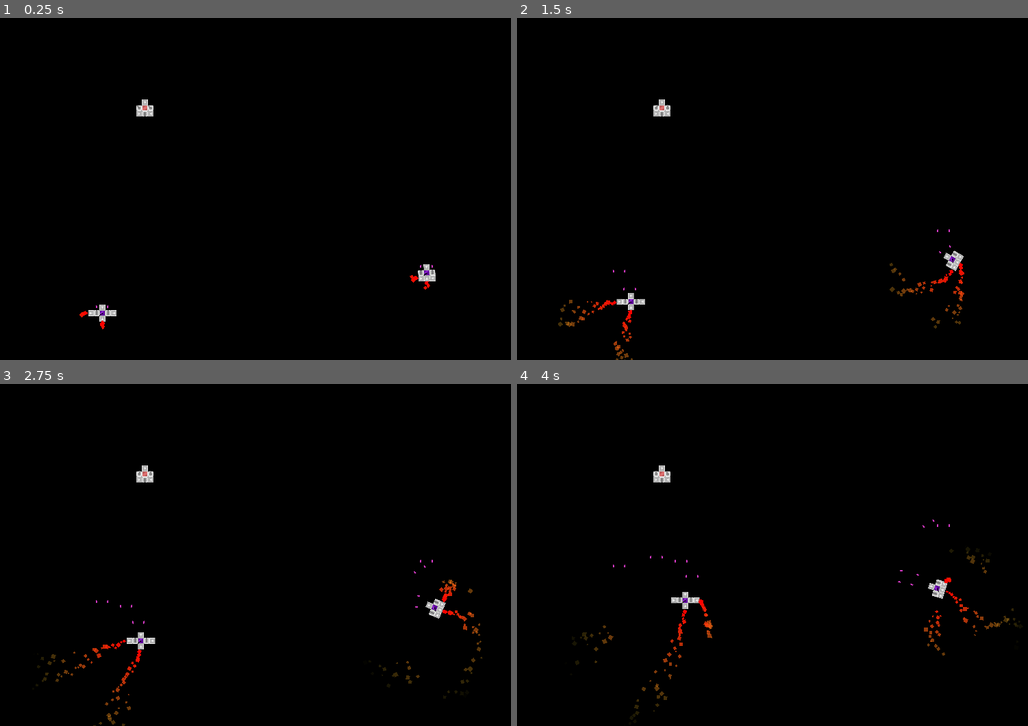
Above: before the commit, frames 1-4 (two rows, left to right).
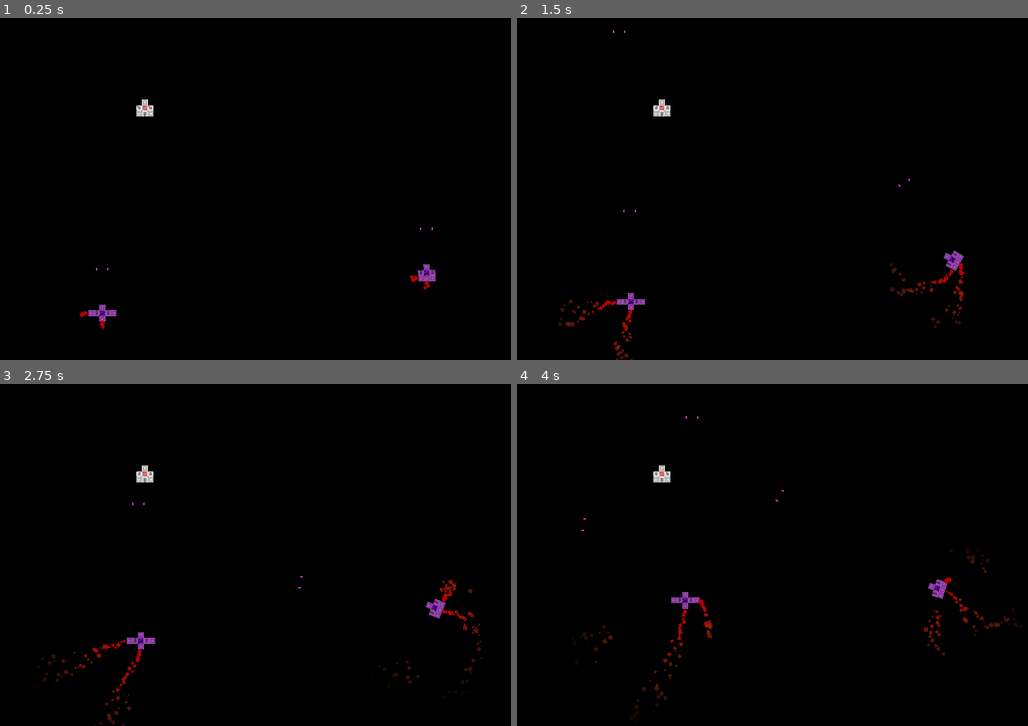
Above: after the commit, the same moments.

Repository: lucasericsson222/ModularSpaceships
Game: Godot game, scene res://Space.tscn
The game is run twice, just before and just after one commit, with the same random seed, the same clock (stepped at 60 frames per second) and the same inputs.
Inputs (mouse positions are in pixels of both pictures, inside the frame that each line leads up to):
- Up to frame 1 (0.25 s): no input
- Up to frame 2 (1.5 s): tap Enter at 0.5 s; move the mouse to (654, 113) at 0.52 s; click (654, 113) at 0.67 s; move the mouse to (665, 113) at 1.27 s; click (665, 113) at 1.42 s
- Up to frame 3 (2.75 s): move the mouse to (143, 469) at 2.02 s; click (143, 469) at 2.17 s
- Up to frame 4 (4 s): move the mouse to (660, 479) at 2.77 s; click (660, 479) at 2.92 s; move the mouse to (654, 472) at 3.52 s; click (654, 472) at 3.67 s

The runs differ from the first frame. In frame 1, 0.4% of the frame differs, in the area x 15-86%, y 61-91%; in frame 2, 0.8%; in frame 3, 0.9%; in frame 4, 0.9%, in the area x 12-98%, y 9-95%.

Commit message:
Simplify code

Diff:
--- a/SpaceshipModule/EvilCore/EvilCore.gd
+++ b/SpaceshipModule/EvilCore/EvilCore.gd
@@ -8,38 +8,36 @@
 
 # Called when the node enters the scene tree for the first time.
 func _ready():
-	pass # Replace with function body.
+	var modules = get_children()
+	for m in modules:
+		m.modulate = Color.mediumorchid
 
 
 func _process(delta):
 	var modules = get_children()
 	for m in modules:
 		if m.is_in_group("Thruster"):
-			if m.position.y * m.position.x == 0:
-				var player = get_tree().get_nodes_in_group("Player")
-				if (player[0].global_position - global_position).dot(Vector2(cos(m.global_rotation + PI/2),sin(m.global_rotation + PI/2))) < 0:
-					Input.action_press("Thruster" + String(m.get_instance_id()))
-				else:
-					Input.action_release("Thruster" + String(m.get_instance_id()))
-			elif m.position.y < 0 and m.position.x != 0:
-				var player = get_tree().get_nodes_in_group("Player")
-				if (player[0].global_position - global_position).dot(Vector2(cos(m.global_rotation + PI/2),sin(m.global_rotation + PI/2))) <= 0:
-					Input.action_press("Thruster" + String(m.get_instance_id()))
-				else:
-					Input.action_release("Thruster" + String(m.get_instance_id()))
-			elif m.position.y >= 0 and m.position.x != 0:
-				var player = get_tree().get_nodes_in_group("Player")
-				if (player[0].global_position - global_position).dot(Vector2(cos(m.global_rotation + PI/2),sin(m.global_rotation + PI/2))) > 0:
-					Input.action_press("Thruster" + String(m.get_instance_id()))
-				else:
-					Input.action_release("Thruster" + String(m.get_instance_id()))
-
+			controlThrusters(m)
 		if m.is_in_group("Gun"):
 			Input.action_press("Gun" + String(m.get_instance_id()))
 			# fire if the player is in that direction
 			pass
 
+func controlThrusters(m):
+	var player = get_tree().get_nodes_in_group("Player")
+	var dotProduct = (player[0].global_position - global_position).dot(Vector2(cos(m.global_rotation + PI/2),sin(m.global_rotation + PI/2)))
+	if m.position.y * m.position.x == 0:
+		thrusterFireIf(dotProduct < 0, m)
+	elif m.position.y < 0 and m.position.x != 0:
+		thrusterFireIf(dotProduct <= 0, m)
+	elif m.position.y >= 0 and m.position.x != 0:
+		thrusterFireIf(dotProduct > 0, m)
 
+func thrusterFireIf(shouldFire:bool, m) -> void:
+	if shouldFire:
+		Input.action_press("Thruster" + String(m.get_instance_id()))
+	else:
+		Input.action_release("Thruster" + String(m.get_instance_id()))
 # Called every frame. 'delta' is the elapsed time since the previous frame.
 #func _process(delta):
 #	pass
--- a/SpaceshipModule/Gun/Bullet.gd
+++ b/SpaceshipModule/Gun/Bullet.gd
@@ -1,7 +1,7 @@
 extends KinematicBody2D
 
 var direction = PI/2
-var speed = 300
+var speed = 2000
 var launcherVelocity = Vector2(0,0)
 # Called when the node enters the scene tree for the first time.
 func _ready():
--- a/SpaceshipModule/Gun/Gun.gd
+++ b/SpaceshipModule/Gun/Gun.gd
@@ -16,7 +16,8 @@
 	if checkingForInput:
 		modulate = Color.red
 	else:
-		modulate = Color.white
+		if !get_parent().is_in_group("Evil"):
+			modulate = Color.white
 
 func _unhandled_key_input(event):
 	if checkingForInput:
--- a/SpaceshipModule/Thruster/Thruster.gd
+++ b/SpaceshipModule/Thruster/Thruster.gd
@@ -26,7 +26,8 @@
 	if checkingForInput:
 		modulate = Color.red
 	else:
-		modulate = Color.white
+		if !get_parent().is_in_group("Evil"):
+			modulate = Color.white
 
 func _unhandled_key_input(event):
 	if checkingForInput:
